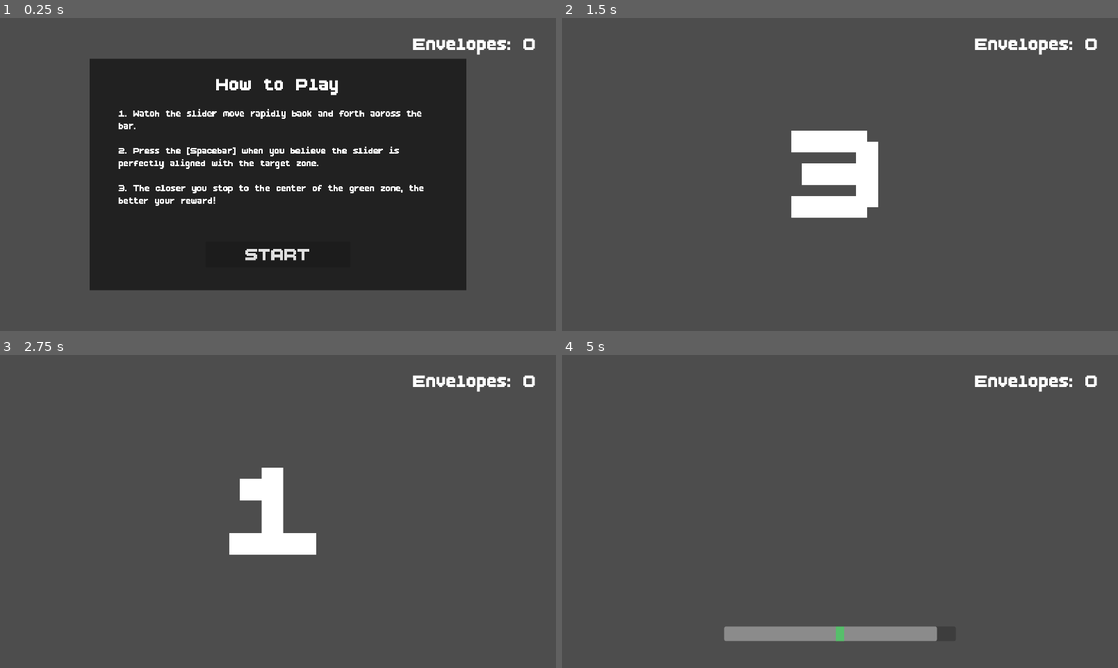
Above: before the commit, frames 1-4 (two rows, left to right).
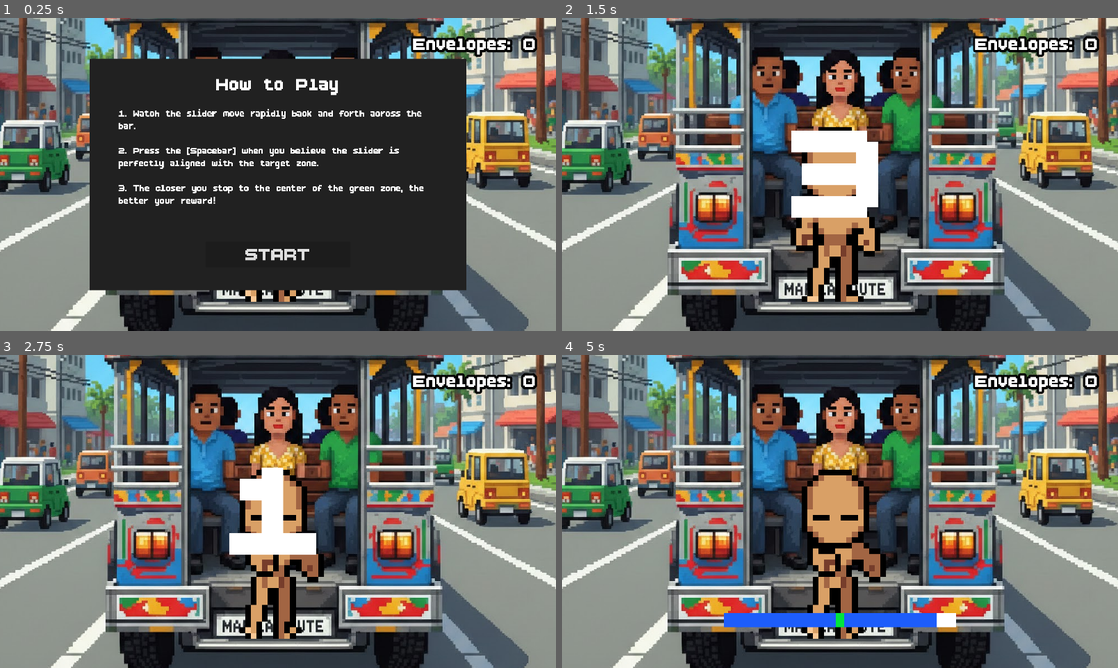
Above: after the commit, the same moments.

Repository: hoaxnt/envelhope-beta
Game: Godot game, scene res://Scenes/minigames/city/tambol.tscn
Two runs of this game, one before a commit and one after it. Both use one fixed random seed, a clock stepped at 60 frames per second and the inputs below. This scene is started directly instead of the project's main scene. Sound files missing from this copy of the repository are replaced by a short silence.
Inputs (mouse positions are in pixels of both pictures, inside the frame that each line leads up to):
- Up to frame 1 (0.25 s): no input
- Up to frame 2 (1.5 s): click "START" at 0.5 s; move the mouse to (962, 158) at 1.27 s; hold Right (ui_right) from 1.28 s (still down); hold Space (action) from 1.28 s (still down); click (962, 158) at 1.42 s
- Up to frame 3 (2.75 s): tap E (interact) at 1.55, 2.1 s; move the mouse to (166, 527) at 2.02 s; release Right (ui_right) at 2.03 s; release Space (action) at 2.03 s; hold Down (ui_down) from 2.03 s (still down); tap Space (action) at 2.3 s
- Up to frame 4 (5 s): move the mouse to (895, 442) at 2.77 s; release Down (ui_down) at 2.78 s; hold Right (ui_right) 2.78-3.53 s; hold Space (action) 2.78-3.53 s; tap E (interact) at 3.05, 3.6, 4.55 s; move the mouse to (812, 574) at 3.52 s; hold Up (ui_up) 3.53-4.28 s; click (812, 574) at 3.67 s; tap Space (action) at 3.8 s; move the mouse to (1006, 558) at 4.27 s; hold Left (ui_left) from 4.28 s (still down); hold Q (show_objective) from 4.28 s (still down)

The runs differ from the first frame. In frame 1, 44% of the frame differs, in the area x 0-100%, y 0-100%; in frame 2, 87%; in frame 3, 88%; in frame 4, 90%.

Commit message:
feat: tambol

Diff:
--- a/Scenes/minigames/city/tambol.tscn
+++ b/Scenes/minigames/city/tambol.tscn
@@ -1,7 +1,51 @@
-[gd_scene load_steps=8 format=3 uid="uid://wn7q4vsgj5kd"]
+[gd_scene load_steps=17 format=3 uid="uid://wn7q4vsgj5kd"]
 
 [ext_resource type="FontFile" uid="uid://brajnm0fevmq0" path="res://assets/fonts/BoldPixels.ttf" id="1_ndmh6"]
 [ext_resource type="Script" uid="uid://br802vs8g7hkj" path="res://scripts/minigames/city/tambol.gd" id="1_wka3v"]
+[ext_resource type="Texture2D" uid="uid://bqapq382prsnw" path="res://assets/city/plaza/jeep_badjao.jpg" id="2_5bdva"]
+[ext_resource type="Texture2D" uid="uid://bqddy4oc3wco4" path="res://assets/characters/player/Hit_Base/hit_down-sheet.png" id="3_u50xa"]
+
+[sub_resource type="AtlasTexture" id="AtlasTexture_5bdva"]
+atlas = ExtResource("3_u50xa")
+region = Rect2(0, 0, 64, 64)
+
+[sub_resource type="AtlasTexture" id="AtlasTexture_wx226"]
+atlas = ExtResource("3_u50xa")
+region = Rect2(64, 0, 64, 64)
+
+[sub_resource type="AtlasTexture" id="AtlasTexture_531sl"]
+atlas = ExtResource("3_u50xa")
+region = Rect2(128, 0, 64, 64)
+
+[sub_resource type="AtlasTexture" id="AtlasTexture_sst42"]
+atlas = ExtResource("3_u50xa")
+region = Rect2(192, 0, 64, 64)
+
+[sub_resource type="SpriteFrames" id="SpriteFrames_3iif3"]
+animations = [{
+"frames": [{
+"duration": 1.0,
+"texture": SubResource("AtlasTexture_5bdva")
+}, {
+"duration": 1.0,
+"texture": SubResource("AtlasTexture_wx226")
+}, {
+"duration": 1.0,
+"texture": SubResource("AtlasTexture_531sl")
+}, {
+"duration": 1.0,
+"texture": SubResource("AtlasTexture_sst42")
+}],
+"loop": true,
+"name": &"default",
+"speed": 5.0
+}]
+
+[sub_resource type="StyleBoxFlat" id="StyleBoxFlat_5bdva"]
+bg_color = Color(18.892157, 18.892157, 18.892157, 1)
+
+[sub_resource type="StyleBoxFlat" id="StyleBoxFlat_wx226"]
+bg_color = Color(0.11414815, 0.36695743, 0.9815763, 1)
 
 [sub_resource type="Animation" id="Animation_wka3v"]
 resource_name = "countdown"
@@ -49,6 +93,24 @@
 [node name="Tambol" type="Node2D"]
 script = ExtResource("1_wka3v")
 
+[node name="Sprite2D" type="Sprite2D" parent="."]
+position = Vector2(362.91483, 268.99997)
+scale = Vector2(0.82446796, 0.8244681)
+texture = ExtResource("2_5bdva")
+region_enabled = true
+region_rect = Rect2(8, 192, 1008, 752)
+
+[node name="AnimatedSprite2D" type="AnimatedSprite2D" parent="."]
+position = Vector2(356, 381)
+scale = Vector2(8.355624, 8.355624)
+sprite_frames = SubResource("SpriteFrames_3iif3")
+autoplay = "default"
+frame_progress = 0.24007364
+
+[node name="Camera2D" type="Camera2D" parent="."]
+position = Vector2(363, 326)
+zoom = Vector2(2.325, 2.325)
+
 [node name="CanvasLayer" type="CanvasLayer" parent="."]
 
 [node name="Control" type="Control" parent="CanvasLayer"]
@@ -70,11 +132,13 @@
 anchor_right = 0.5
 anchor_bottom = 0.5
 offset_left = -400.0
-offset_top = 397.0
+offset_top = 350.0
 offset_right = 400.0
-offset_bottom = 447.0
-grow_horizontal = 2
-grow_vertical = 2
+offset_bottom = 400.0
+grow_horizontal = 2
+grow_vertical = 2
+theme_override_styles/background = SubResource("StyleBoxFlat_5bdva")
+theme_override_styles/fill = SubResource("StyleBoxFlat_wx226")
 show_percentage = false
 
 [node name="TargetZone" type="ColorRect" parent="CanvasLayer/Control/SliderBar"]
@@ -91,7 +155,7 @@
 offset_bottom = 25.0
 grow_horizontal = 2
 grow_vertical = 2
-color = Color(0.34055, 0.7470574, 0.41840678, 1)
+color = Color(2.1658839e-06, 0.89442337, 0.23759732, 1)
 
 [node name="EarningsLabel" type="Label" parent="CanvasLayer/Control"]
 layout_mode = 1
@@ -100,13 +164,13 @@
 anchor_right = 1.0
 offset_left = -493.0
 offset_top = 51.0
-offset_right = -68.0
+offset_right = -19.0
 offset_bottom = 131.0
 grow_horizontal = 0
+theme_override_constants/outline_size = 30
 theme_override_fonts/font = ExtResource("1_ndmh6")
 theme_override_font_sizes/font_size = 80
 text = "Envelopes: 0"
-horizontal_alignment = 1
 
 [node name="Label" type="Label" parent="CanvasLayer"]
 visible = false
@@ -132,6 +196,7 @@
 }
 
 [node name="SummaryPanel" type="Panel" parent="CanvasLayer"]
+visible = false
 custom_minimum_size = Vector2(1300, 600)
 anchors_preset = 8
 anchor_left = 0.5
--- a/Scripts/minigames/city/tambol.gd
+++ b/Scripts/minigames/city/tambol.gd
@@ -40,18 +40,18 @@
 		stop_slider()
 
 func stop_slider():
-		if slider_bar.value >= TARGET_MIN_VALUE and slider_bar.value <= TARGET_MAX_VALUE:
-				slider_bar.modulate = Color("dede00ff")
-				earnings += 10
-				earnings_label.text = "Envelopes: %s" % str(earnings)
-		else:
-				slider_bar.modulate = Color("red")
-				if earnings < 3:
-					earnings = 0
-					earnings_label.text = "Envelopes: %s" % str(earnings)
-					return
-				earnings -= 3
-				earnings_label.text = "Envelopes: %s" % str(earnings)
+	if slider_bar.value >= TARGET_MIN_VALUE and slider_bar.value <= TARGET_MAX_VALUE:
+		#slider_bar.modulate = Color("ffff00ff")
+		earnings += 10
+		earnings_label.text = "Envelopes: %s" % str(earnings)
+	else:
+		#slider_bar.modulate = Color("ff0000ff")
+		if earnings < 3:
+			earnings = 0
+			earnings_label.text = "Envelopes: %s" % str(earnings)
+			return
+		earnings -= 3
+		earnings_label.text = "Envelopes: %s" % str(earnings)
 
 
 func _on_start_button_pressed() -> void:
Binary file added: assets/city/plaza/jeep_badjao.jpg
Not shown, added: assets/city/plaza/jeep_badjao.jpg.import
